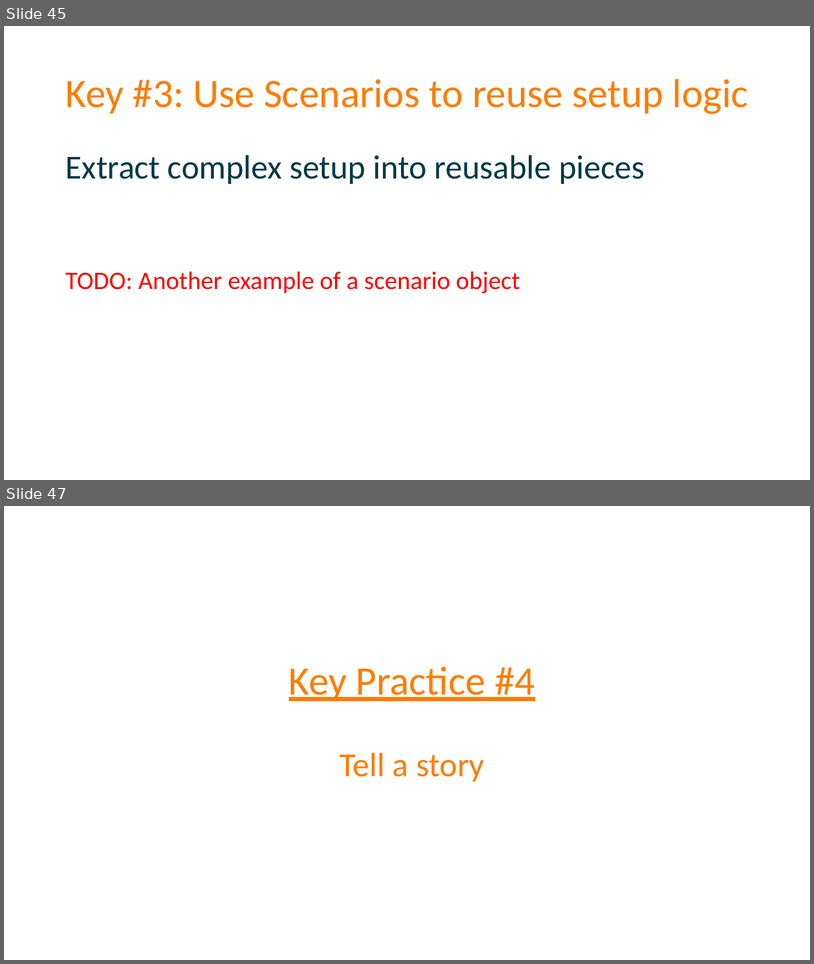
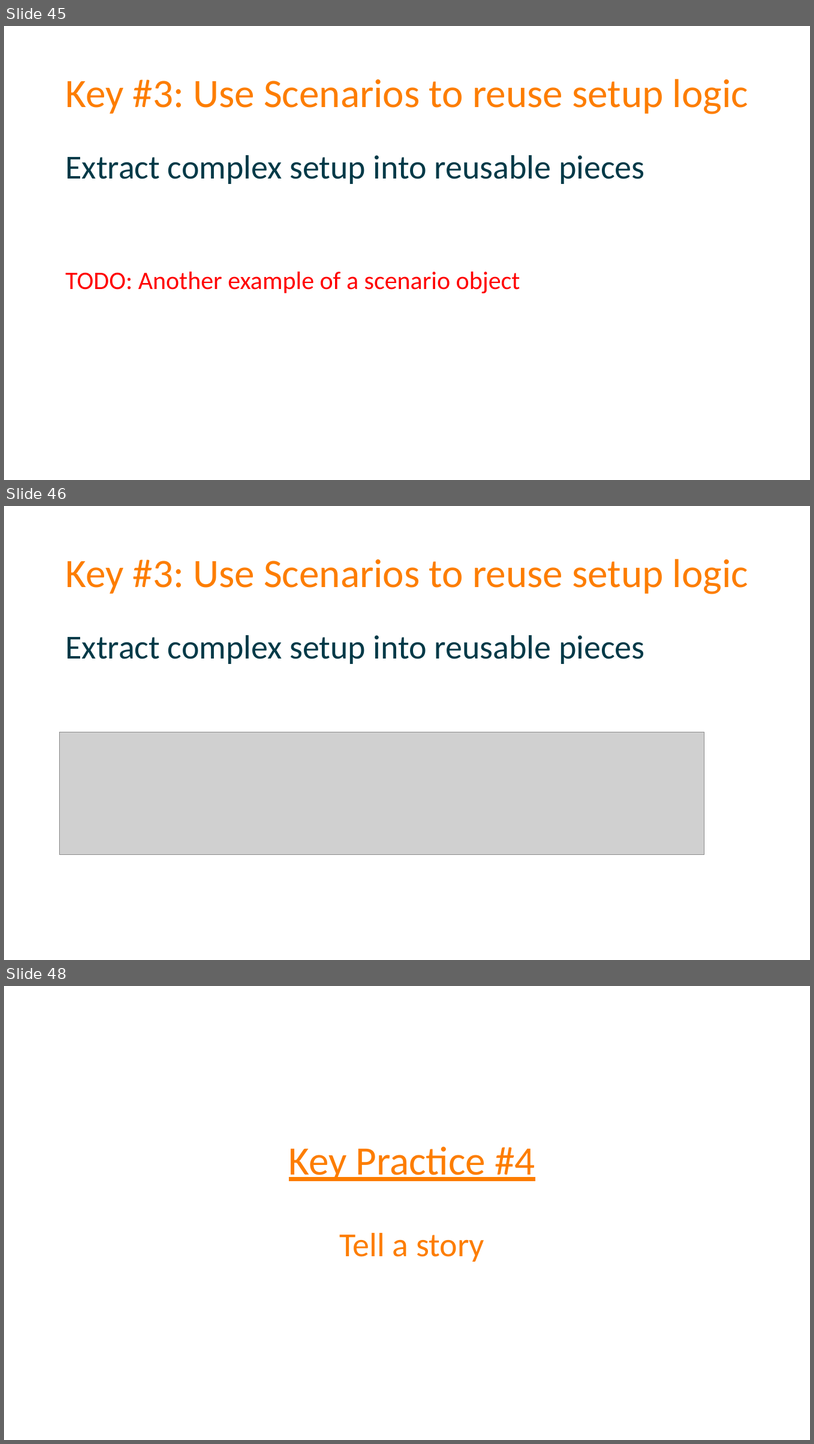
Before and after one commit to spetryjohnson/Talk-Patterns_of_Effective_Test_Setup, a slide deck: POETS - CodeMash 2017.pptx. Shown one above the other, each under a label of ours: slides 45 and 47 before the commit, slides 45, 46 and 48 after it; the slides between them are not shown. The pictures are 814x964 and 814x1444 pixels, drawn with LibreOffice and Linux fonts; fonts in the diff are those of the drawing; grey boxes stand for pictures. Boxes give left, top, right and bottom in pixels: in the first picture for what was removed or moved away, otherwise in the second. Text is boxed around its words. In the diff, an @@ line names an element or a change of style, - is before the commit and + after.

```diff
--- a/POETS - CodeMash 2017.pptx
+++ b/POETS - CodeMash 2017.pptx
@@ slide 46 added at bbox=[4, 506, 810, 960], background #FFFFFF @@
@@ title added at bbox=[65, 559, 749, 594], 48 pt, text #FD7D00 @@
+Key #3: Use Scenarios to reuse setup logic
@@ text added at bbox=[65, 635, 645, 664], 40 pt, text #013947 @@
+Extract complex setup into reusable pieces
@@ picture added at bbox=[60, 732, 705, 854] @@
@@ what was slide 47 is now slide 48 @@
```
Also in this commit, not shown: 14 slides changed, 5 other slides added, 14 slides removed, 1 other file.
